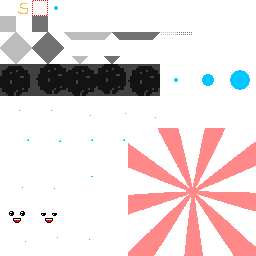
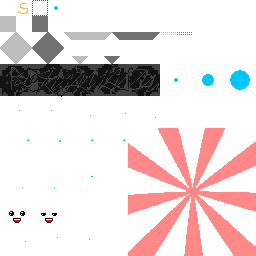
Comparing the layer stacks of the two (256, 256) images. Changes:
painted on "Layer" over [2, 64, 159, 97]
